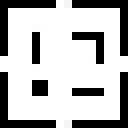
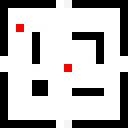
Revision of a layered 128 x 128 image; what changed, layer by layer:
painted on "Background" over [16,24,72,72]
